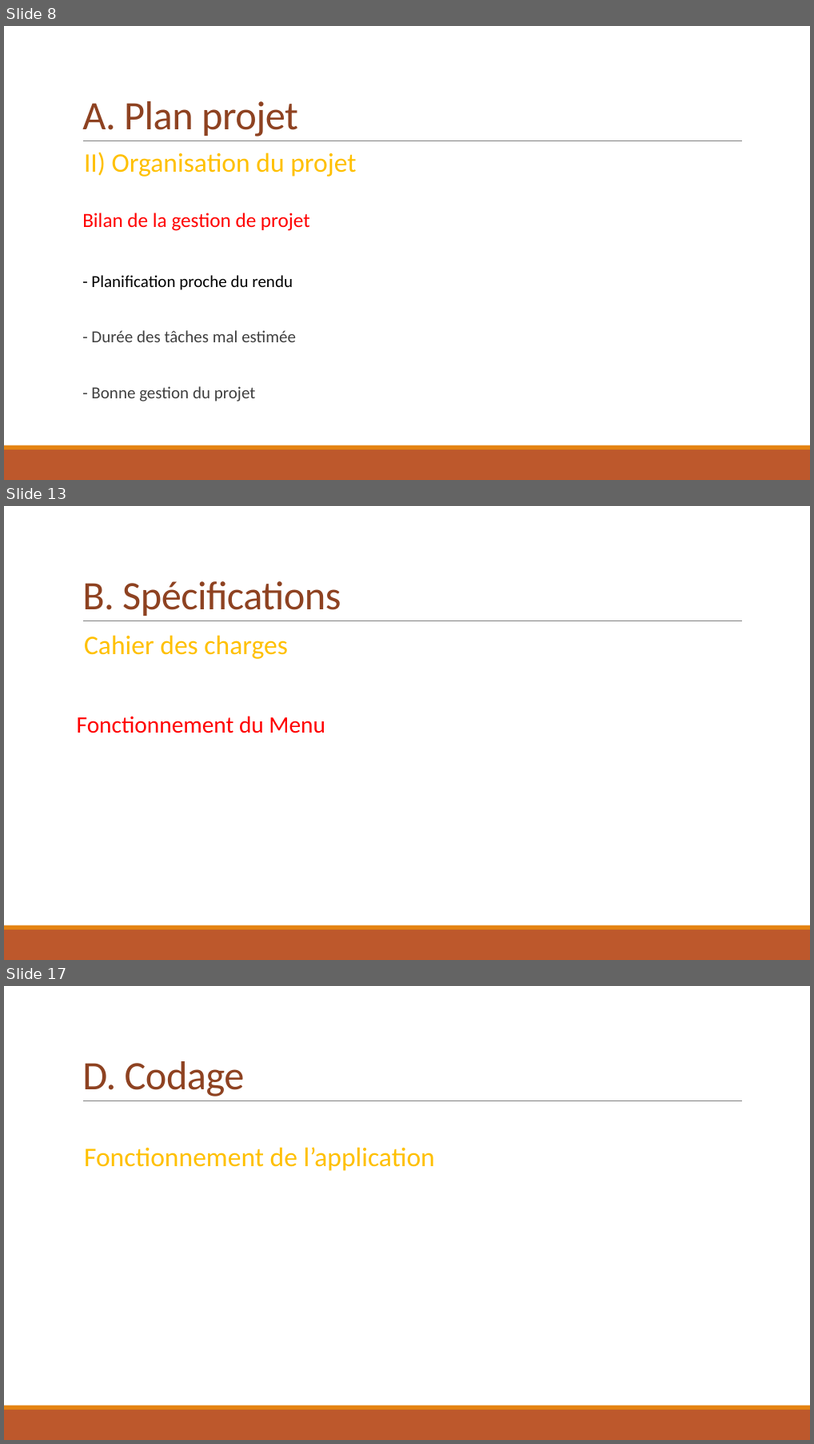
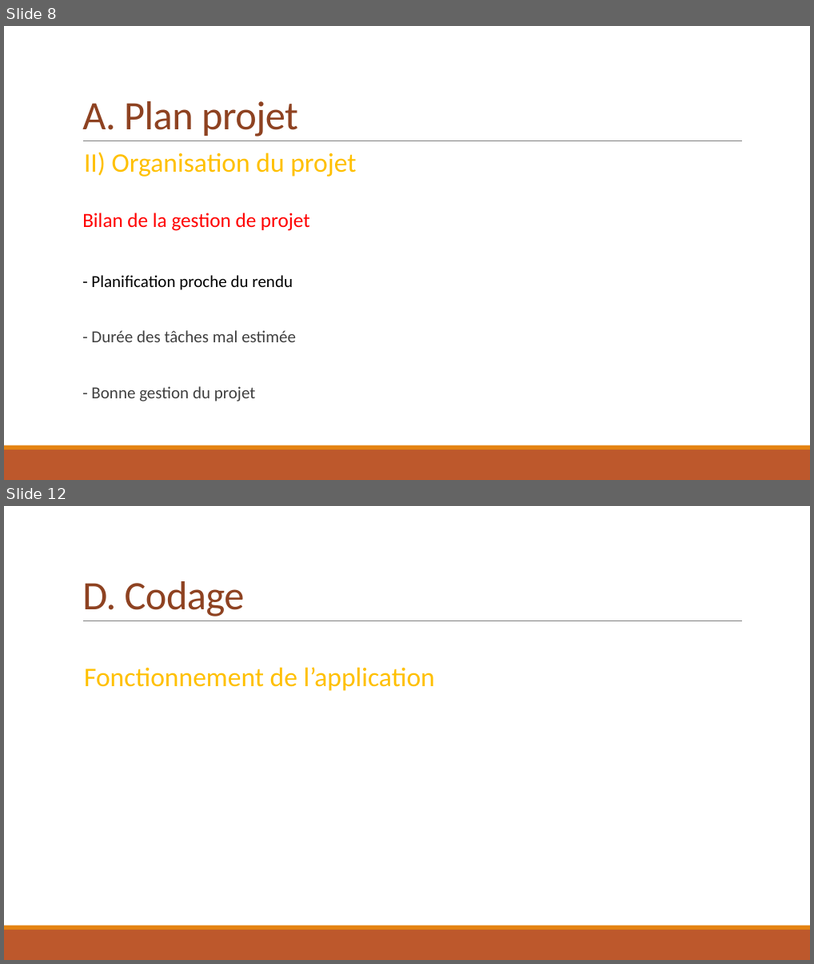
Before and after one commit to Vinvin2/Calculatrice, a slide deck: ProjetS2/Dossier-Manuel-Presentation/PresentationProjetS2.pptx. Shown one above the other, each under a label of ours: slides 8, 13 and 17 before the commit, slides 8 and 12 after it; the slides between them are not shown. The pictures are 814x1444 and 814x964 pixels, drawn with LibreOffice and Linux fonts; fonts in the diff are those of the drawing. Boxes give left, top, right and bottom in pixels: in the first picture for what was removed or moved away, otherwise in the second. Text is boxed around its words. In the diff, an @@ line names an element or a change of style, - is before the commit and + after.

```diff
--- a/ProjetS2/Dossier-Manuel-Presentation/PresentationProjetS2.pptx
+++ b/ProjetS2/Dossier-Manuel-Presentation/PresentationProjetS2.pptx
@@ slide 13 removed at [4,506,810,960], background #FFFFFF; not listed: 3 template elements that a slide beside it also shows @@
@@ title removed at [82,581,341,616] @@
-B. Spécifications
@@ text removed at [77,635,326,733] @@
-        Cahier des charges
-      Fonctionnement du Menu
@@ what was slide 17 is now slide 12 @@
```
Also in this commit, not shown: 3 slides changed, 12 other slides removed, 1 other file.
